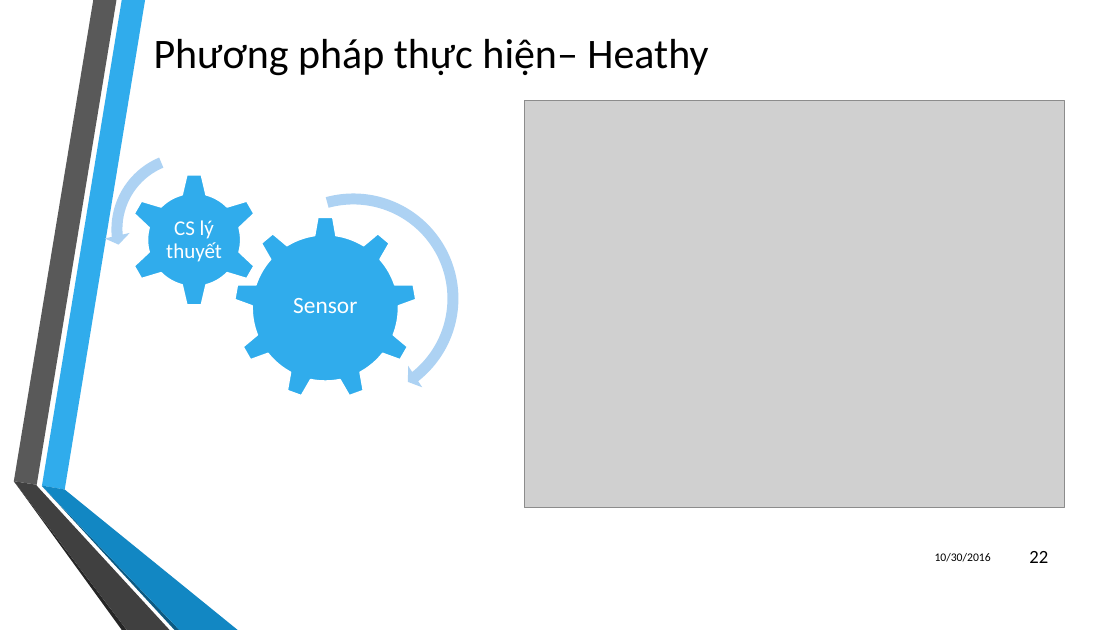
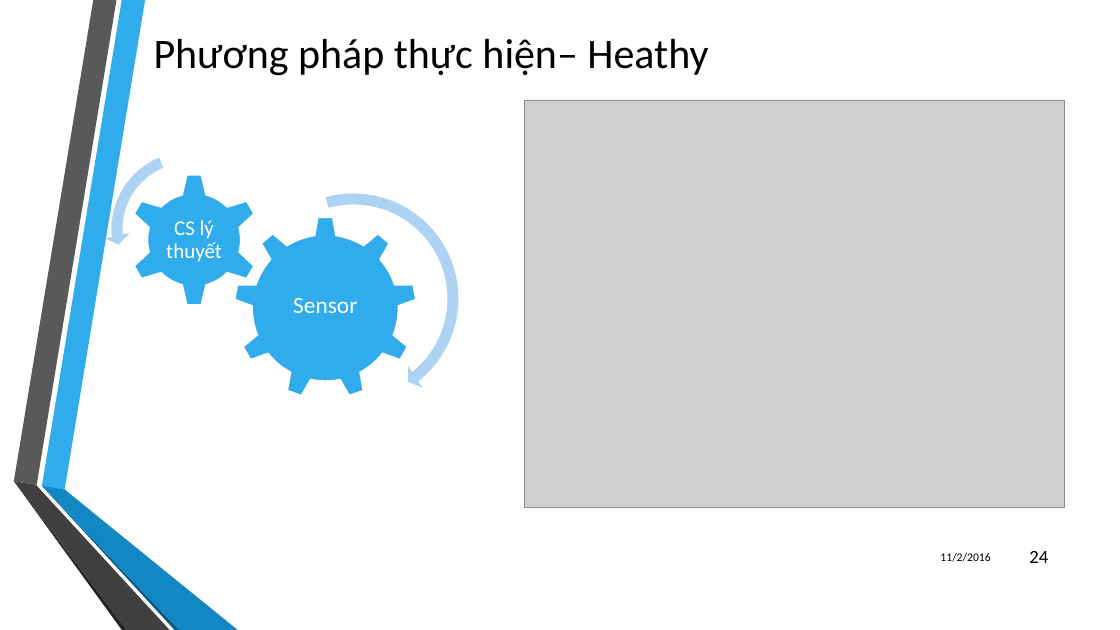
Before and after one commit to E-DESK/Version1, a slide deck: slide 24 of DOCUMENT/BÁO CÁO NGHIÊN CỨU KHOA HỌC 2016.pptx (slide 22 before the commit). Drawn at 1120x630 pixels with LibreOffice and Linux fonts; fonts in the diff are those of the drawing; grey boxes stand for pictures; background and template pictures are left out. Boxes give left, top, right and bottom in pixels: in the first picture for what was removed or moved away, otherwise in the second. Text is boxed around its words. In the diff, an @@ line names an element or a change of style, - is before the commit and + after.

```diff
--- a/DOCUMENT/BÁO CÁO NGHIÊN CỨU KHOA HỌC 2016.pptx
+++ b/DOCUMENT/BÁO CÁO NGHIÊN CỨU KHOA HỌC 2016.pptx
@@ text at (x1=940, y1=553, x2=990, y2=562): text changed @@
-10/30/2016
+11/2/2016
@@ page number at (x1=1029, y1=551, x2=1048, y2=563): text changed @@
-22
+24
```
Also in this commit, not shown: 26 other slides changed, 2 slides added, 22 other files.
